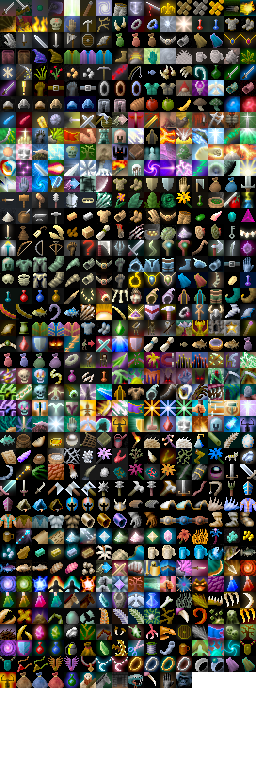
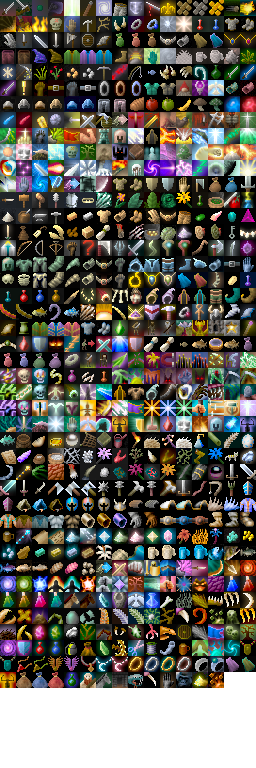
Comparing the layer stacks of the two w=256, h=768 images. Changes:
painted on "shade" over [192, 672, 224, 688]
